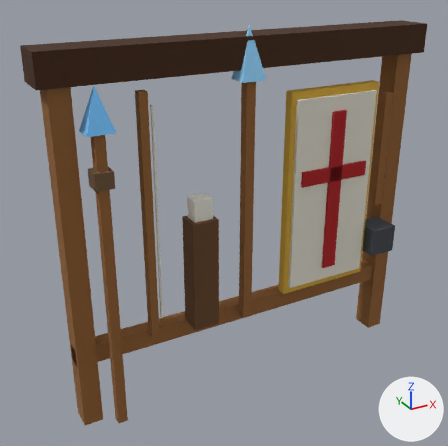
The glTF model assets/models/camp_rack.glb as it was, and as the next commit left it.
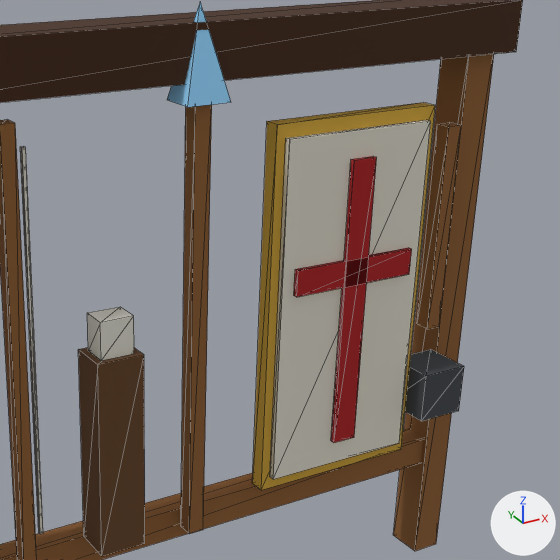
Each version is shown whole from a 50 mm camera at (-1.59, -2.57, 2.26) aimed at (-0.14, 0.07, 0.94), then close up on the part from 31% to 100% of the width and 5% to 75% of the height. The lights are fixed; the arrows at lower right show +X, +Y and +Z. The first two pictures are the older version. The close-ups show mesh edges as thin lines. Vertices at exactly the same position are counted once.

Names of what the first close-up shows: 'camp_rack'.
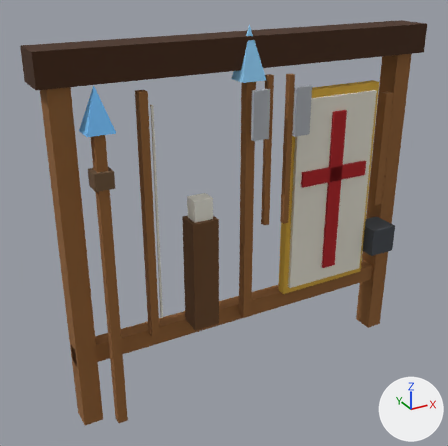
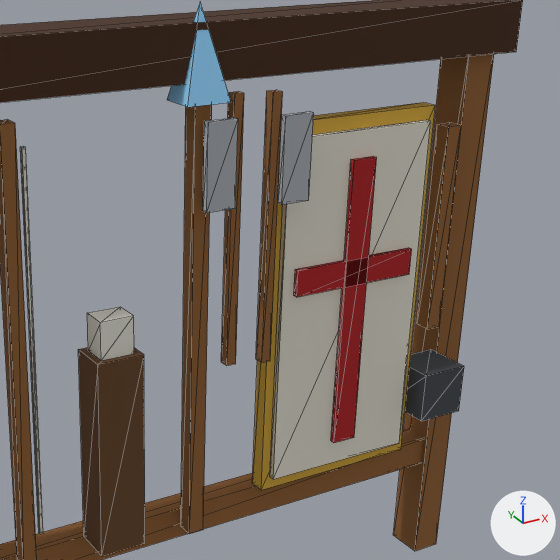
What differs and where, as boxes [x1, y1, x2, y2] in the close-ups (560 x 560 px):
part 1 of me_mesh_0, added (brown): after [221, 92, 244, 366]
part 2 of me_mesh_0, added: after [203, 118, 238, 213]
part 3 of me_mesh_0, added (brown): after [256, 90, 283, 363]
part 4 of me_mesh_0, added: after [278, 112, 314, 205]

What the commit changed:
me_mesh_0 is used by ob_camp_rack; location (0.0, 0.0, 0.0).
me_mesh_0 had 146 vertices, 212 faces and spanned x -1.05..1.05, y -0.13..0.16, z 0.0..1.95.
me_mesh_0 now has 178 vertices, 260 faces and spans x -1.05..1.05, y -0.13..0.16, z 0.0..1.95.
me_mesh_0 part 1: a new loose piece, a box spanning x 0.02..0.05, y -0.08..-0.05, z 0.95..1.72, in mat_material_0 (picture img_image_0).
me_mesh_0 part 2: a new loose piece, a box spanning x -0.07..0.02, y -0.1..-0.08, z 1.42..1.66, in mat_material_0 (picture img_image_0).
me_mesh_0 part 3: a new loose piece, a box spanning x 0.12..0.15, y -0.11..-0.08, z 0.95..1.72, in mat_material_0 (picture img_image_0).
me_mesh_0 part 4: a new loose piece, a box spanning x 0.15..0.24, y -0.13..-0.11, z 1.42..1.66, in mat_material_0 (picture img_image_0).
